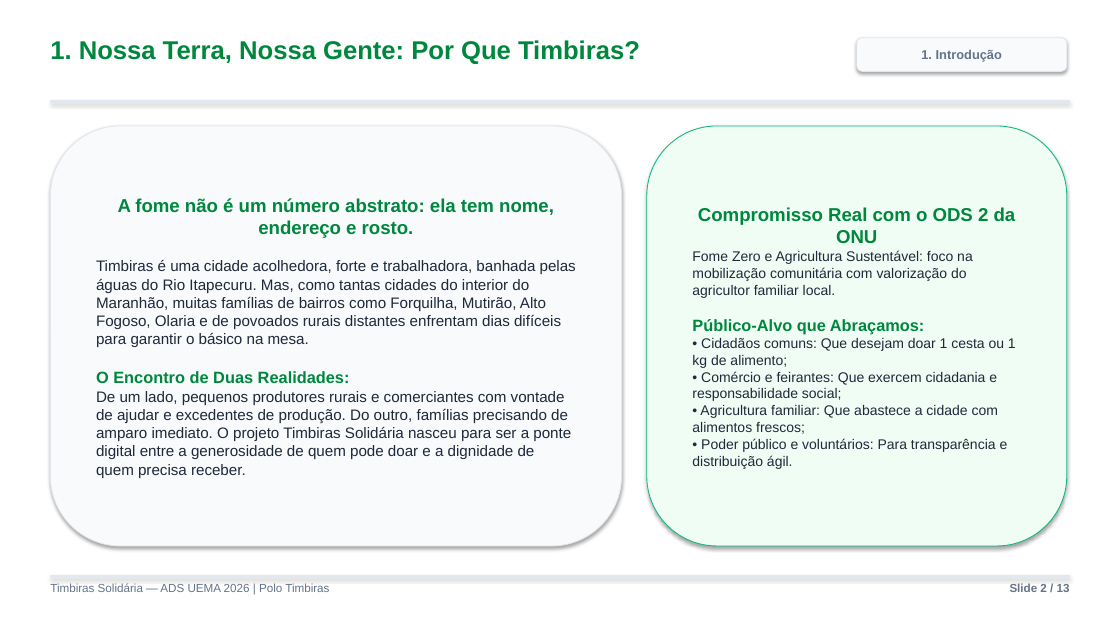
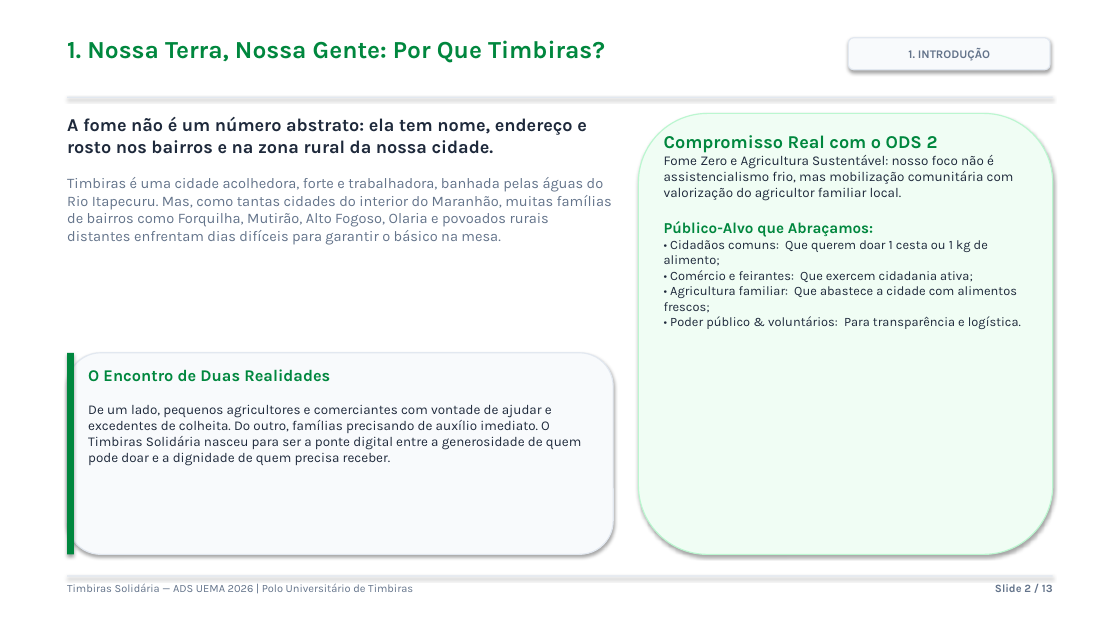
Before and after one commit to ambersonrogers/timbiras-solidaria, a slide deck: slide 2 of Relatorio_Atividade_2_Slides.pptx. Drawn at 1120x630 pixels with LibreOffice and Linux fonts; fonts in the diff are those of the drawing. Boxes give left, top, right and bottom in pixels: in the first picture for what was removed or moved away, otherwise in the second. Text is boxed around its words. In the diff, an @@ line names an element or a change of style, - is before the commit and + after.

```diff
--- a/Relatorio_Atividade_2_Slides.pptx
+++ b/Relatorio_Atividade_2_Slides.pptx
@@ text "1. Nossa Terra, Nossa Gente: ..." moved from (x1=50, y1=40, x2=640, y2=64) to (x1=67, y1=40, x2=605, y2=63) @@
@@ text "1. Nossa Terra, Nossa Gente: ..." at (x1=67, y1=40, x2=605, y2=63): size 22 to 21 pt, font Arial to Karla @@
@@ rounded rectangle "1. INTRODUÇÃO" resized from (x1=857, y1=38, x2=1067, y2=71) to (x1=849, y1=38, x2=1050, y2=70) @@
@@ rounded rectangle "1. INTRODUÇÃO" at (x1=849, y1=38, x2=1050, y2=70): outline #E2E8F0 0.75 pt to #E2E8F0 1 pt @@
@@ text in rounded rectangle at (x1=908, y1=48, x2=990, y2=61): text changed; size 11 to 10 pt; font Arial to Karla @@
-1. Introdução
+1. INTRODUÇÃO
@@ rectangle at (x1=67, y1=97, x2=1053, y2=97): outline #E2E8F0 0.75 pt to none @@
@@ rectangle resized from (x1=50, y1=101, x2=1070, y2=103) to (x1=67, y1=97, x2=1053, y2=97) @@
@@ text at (x1=67, y1=117, x2=612, y2=245): text changed; size 13 to 12.5 pt; font Arial to Karla; text colour #1E293B to #64748B @@
-A fome não é um número abstrato: ela tem nome, endereço e rosto.
-Timbiras é uma cidade acolhedora, forte e trabalhadora, banhada pelas águas do Rio Itapecuru. Mas, como tantas cidades do interior do Maranhão, muitas famílias de bairros como Forquilha, Mutirão, Alto Fogoso, Olaria e de povoados rurais distantes enfrentam dias difíceis para garantir o básico na mesa.
-O Encontro de Duas Realidades:
-De um lado, pequenos produtores rurais e comerciantes com vontade de ajudar e excedentes de produção. Do outro, famílias precisando de amparo imediato. O projeto Timbiras Solidária nasceu para ser a ponte digital entre a generosidade de quem pode doar e a dignidade de quem precisa receber.
+A fome não é um número abstrato: ela tem nome, endereço e rosto nos bairros e na zona rural da nossa cidade.
+Timbiras é uma cidade acolhedora, forte e trabalhadora, banhada pelas águas do Rio Itapecuru. Mas, como tantas cidades do interior do Maranhão, muitas famílias de bairros como Forquilha, Mutirão, Alto Fogoso, Olaria e povoados rurais distantes enfrentam dias difíceis para garantir o básico na mesa.
@@ text "A fome não é um ..." moved from (x1=50, y1=126, x2=622, y2=546) to (x1=67, y1=117, x2=612, y2=245) @@
@@ text "A fome não é um ..." at (x1=67, y1=117, x2=612, y2=245): vertical alignment middle to top; fill #F8FAFC to none; outline #E2E8F0 0.75 pt to none; shadow off @@
@@ rounded rectangle added at (x1=639, y1=113, x2=1053, y2=555), fill #F0FDF4, outline #BBF7D0 1 pt @@
@@ text at (x1=664, y1=135, x2=1014, y2=201): text changed; size 12 to 11.5 pt; font Arial to Karla @@
-Compromisso Real com o ODS 2 da ONU
-Fome Zero e Agricultura Sustentável: foco na mobilização comunitária com valorização do agricultor familiar local.
+Compromisso Real com o ODS 2
+Fome Zero e Agricultura Sustentável: nosso foco não é assistencialismo frio, mas mobilização comunitária com valorização do agricultor familiar local.
@@ text "Compromisso Real com o ODS ..." moved from (x1=647, y1=126, x2=1067, y2=546) to (x1=664, y1=135, x2=1021, y2=329) @@
@@ text "Compromisso Real com o ODS ..." at (x1=664, y1=135, x2=1021, y2=329): vertical alignment middle to top; fill #F0FDF4 to none; outline #10B981 0.75 pt to none; shadow off @@
@@ text at (x1=664, y1=221, x2=1017, y2=313): size 14 to 13 pt in "Público-Alvo que Abraçamos:"; font Arial to Karla in "Público-Alvo que Abraçamos:", "• Agricultura familiar: Que abastece a cidade ..."; size 12 to 11 pt in "• Agricultura familiar: Que abastece a cidade ..." @@
@@ text at (x1=664, y1=240, x2=988, y2=282): text changed; size 12 to 11 pt; font Arial to Karla @@
-• Cidadãos comuns: Que desejam doar 1 cesta ou 1 kg de alimento;
-• Comércio e feirantes: Que exercem cidadania e responsabilidade social;
+• Cidadãos comuns: Que querem doar 1 cesta ou 1 kg de alimento;
+• Comércio e feirantes: Que exercem cidadania ativa;
@@ text at (x1=670, y1=316, x2=1021, y2=329): text changed; size 12 to 11 pt; font Arial to Karla @@
-• Poder público e voluntários: Para transparência e distribuição ágil.
+• Poder público & voluntários: Para transparência e logística.
@@ rounded rectangle added at (x1=67, y1=353, x2=613, y2=555), fill #F8FAFC, outline #E2E8F0 1 pt @@
@@ rectangle added at (x1=67, y1=353, x2=74, y2=555), fill #00873E @@
@@ text added at (x1=88, y1=369, x2=581, y2=466), 11.5 pt, text #1E293B @@
+O Encontro de Duas Realidades
+De um lado, pequenos agricultores e comerciantes com vontade de ajudar e excedentes de colheita. Do outro, famílias precisando de auxílio imediato. O Timbiras Solidária nasceu para ser a ponte digital entre a generosidade de quem pode doar e a dignidade de quem precisa receber.
@@ text at (x1=67, y1=583, x2=413, y2=592): text changed; size 10 to 9.5 pt; font Arial to Karla @@
-Timbiras Solidária — ADS UEMA 2026 | Polo Timbiras
+Timbiras Solidária — ADS UEMA 2026 | Polo Universitário de Timbiras
@@ rectangle resized from (x1=50, y1=576, x2=1070, y2=577) to (x1=67, y1=576, x2=1053, y2=576) @@
@@ rectangle at (x1=67, y1=576, x2=1053, y2=576): outline #E2E8F0 0.75 pt to none @@
@@ text "Slide 2 / 13" moved from (x1=1010, y1=583, x2=1070, y2=592) to (x1=995, y1=584, x2=1053, y2=592) @@
@@ text "Slide 2 / 13" at (x1=995, y1=584, x2=1053, y2=592): size 10 to 9.5 pt, font Arial to Karla @@
```
Also in this commit, not shown: 12 other slides changed, 1 other file.
